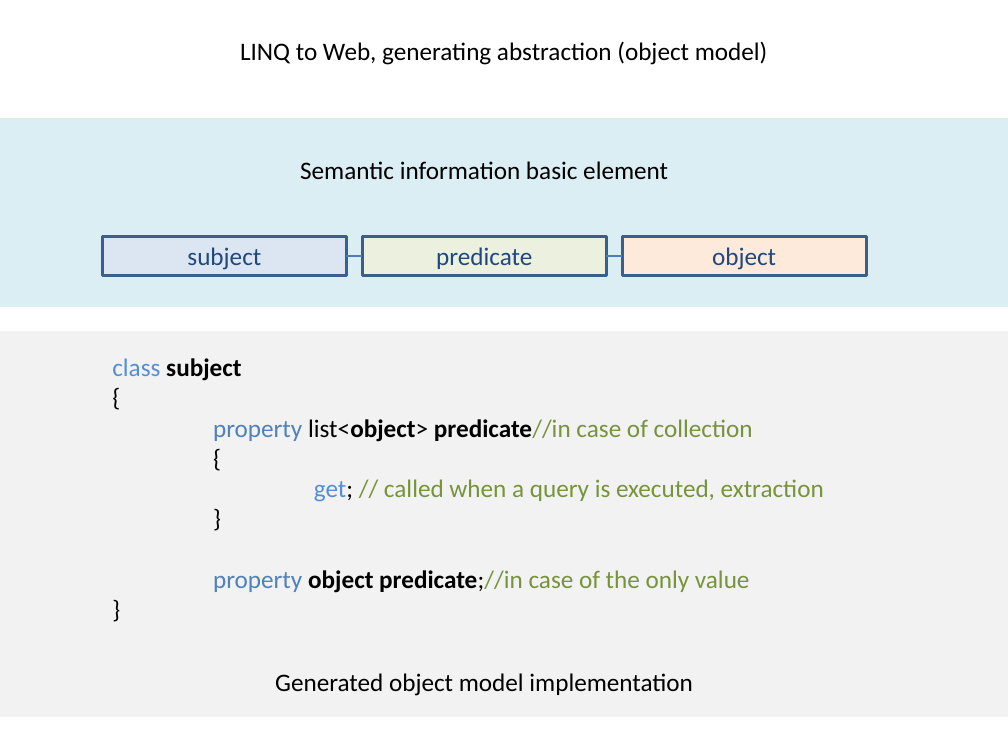
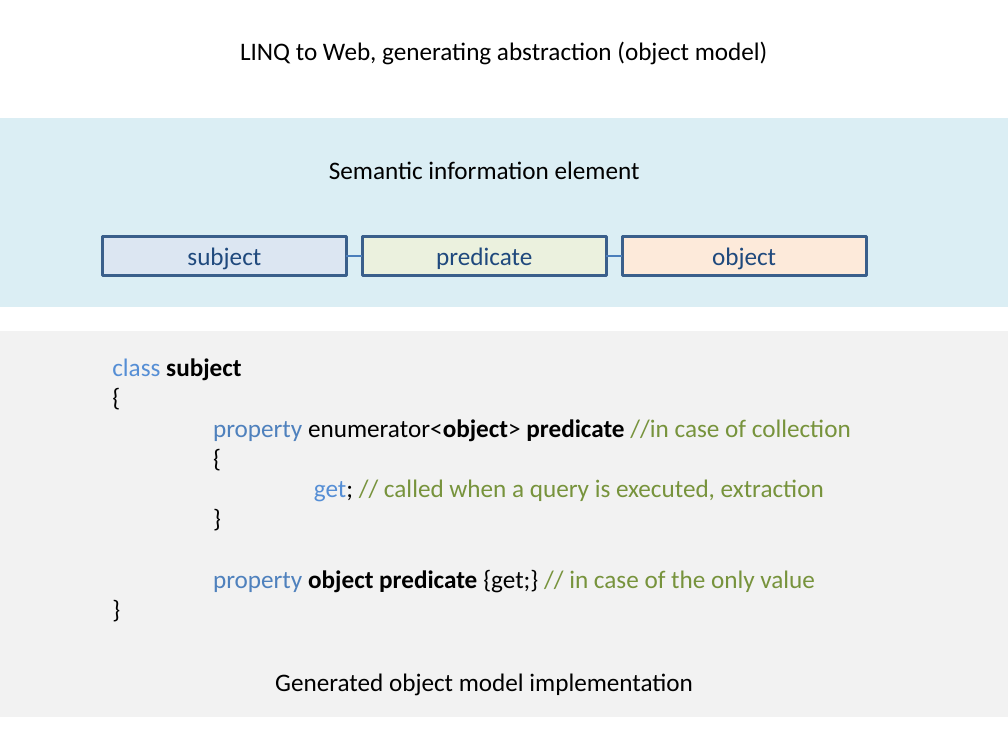
Before and after one commit to jakubmisek/LinqToWeb, a slide deck: slide 3 of Documentation/diagrams.pptx. Drawn at 1008x756 pixels with LibreOffice and Linux fonts; fonts in the diff are those of the drawing. Boxes give left, top, right and bottom in pixels: in the first picture for what was removed or moved away, otherwise in the second. Text is boxed around its words. In the diff, an @@ line names an element or a change of style, - is before the commit and + after.

Commit message:
initial object model

```diff
--- a/Documentation/diagrams.pptx
+++ b/Documentation/diagrams.pptx
@@ text at (329, 161, 640, 179): text changed @@
-Semantic information basic element
+Semantic information element
@@ text at (213, 419, 851, 442): text changed @@
-property list<object> predicate//in case of collection
+property enumerator<object> predicate //in case of collection
@@ text at (213, 569, 815, 593): text changed @@
-property object predicate;//in case of the only value
+property object predicate {get;} // in case of the only value
```
Also in this commit, not shown: 2 other slides changed, 1 slide added, 22 other files.
